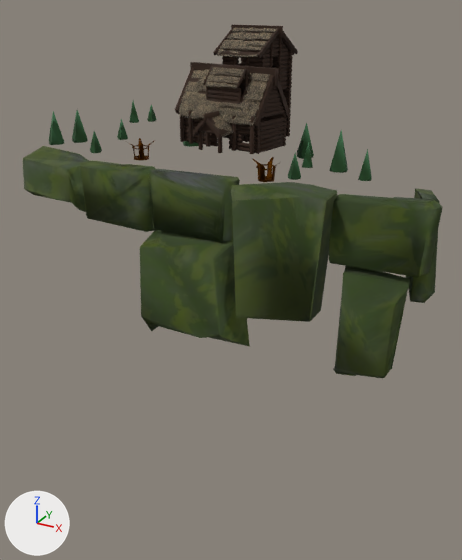
Before and after pictures for a commit that changed the glTF model public/scene/townhall.glb.
Before and after are seen from a 50 mm camera at (2.48, -2.36, 1.72) aimed at (0.45, 1.33, -0.12). The lights are fixed; the arrows at lower left show +X, +Y and +Z.

Objects in the first picture: 'cliffes_townhall', 'townhall'.
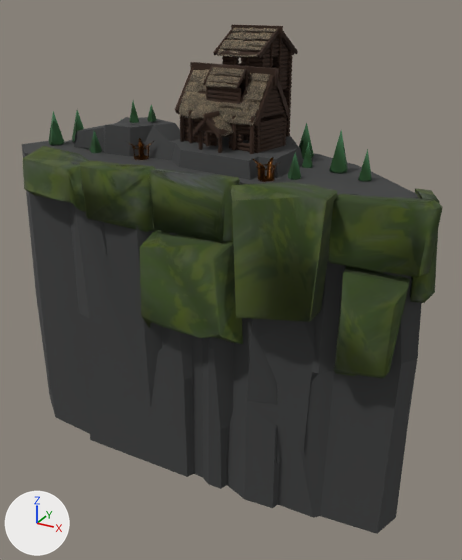
What differs and where, as boxes [x1, y1, x2, y2] in the pictures (462 x 560 px):
'islands_townhall', added (black)
    after: [22, 117, 422, 534]

The change in detail:
Material 'ostrivec.002' (mat_ostrivec_002) is new.
Its base color is (0.0463, 0.0475, 0.0475) (black #3d3e3e).
Its roughness is 1.0.
Mesh me_cliffes_third_plan_008 is new.
It has 250 vertices, 494 faces and spans x -1.27..1.86, y 0.73..2.04, z -1.51..0.93.
It uses material mat_ostrivec_002 (black #3d3e3e).
Object 'islands_townhall' (ob_islands_townhall) is new; it shows me_cliffes_third_plan_008.
Its location is (0.0, 0.0, 0.0).
